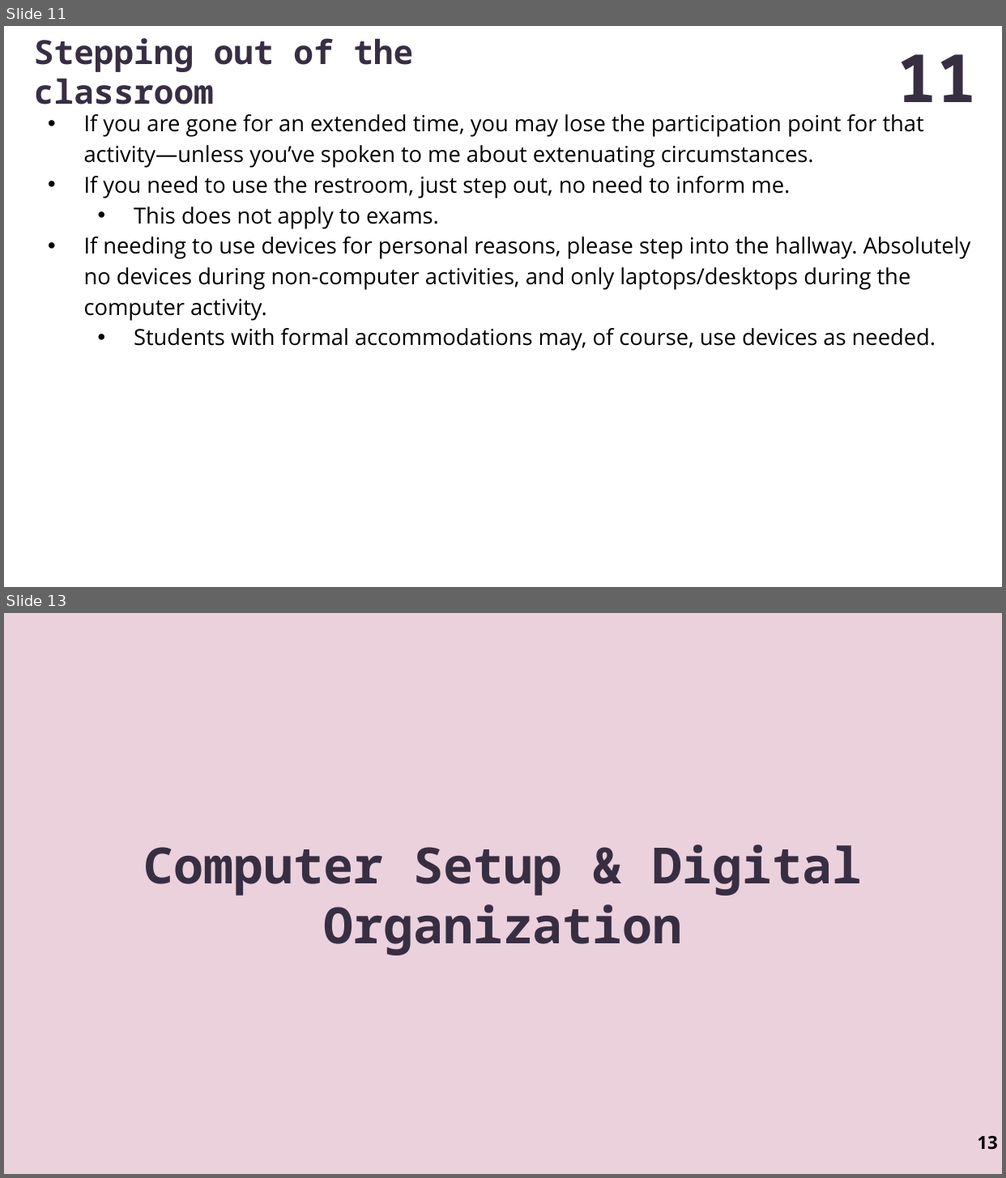
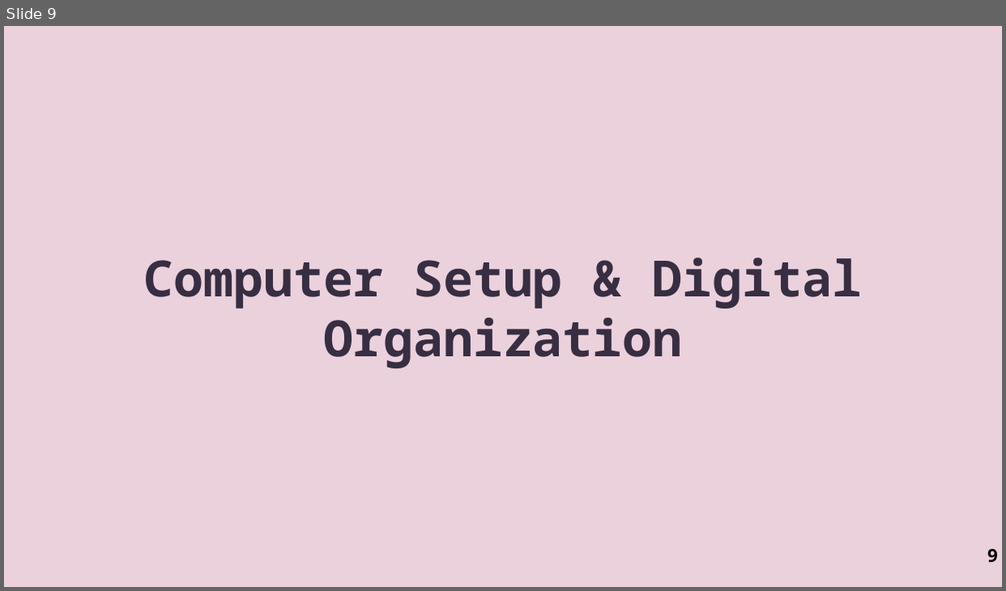
Before and after one commit to MikeTheGreat/IT-CS_115, a slide deck: assets/Lecture-Related/Unit-01/01-Introduction.pptx. Shown one above the other, each under a label of ours: slides 11 and 13 before the commit, slide 9 after it; the slides between them are not shown. The pictures are 1006x1178 and 1006x591 pixels, drawn with LibreOffice and Linux fonts; fonts in the diff are those of the drawing. Boxes give left, top, right and bottom in pixels: in the first picture for what was removed or moved away, otherwise in the second. Text is boxed around its words. In the diff, an @@ line names an element or a change of style, - is before the commit and + after.

```diff
--- a/assets/Lecture-Related/Unit-01/01-Introduction.pptx
+++ b/assets/Lecture-Related/Unit-01/01-Introduction.pptx
@@ slide 11 removed at [4, 26, 1002, 587], background #FFFFFF @@
@@ title removed at [34, 38, 413, 105] @@
-Stepping out of the classroom
@@ page number removed at [897, 54, 978, 120] @@
-11
@@ text removed at [84, 114, 971, 351] @@
-• If you are gone for an extended time, you may lose the participation point for that activity—unless you’ve spoken to me about extenuating circumstances.
-• If you need to use the restroom, just step out, no need to inform me.
-  • This does not apply to exams.
-• If needing to use devices for personal reasons, please step into the hallway. Absolutely no devices during non-computer activities, and only laptops/desktops during the computer activity.
-  • Students with formal accommodations may, of course, use devices as needed.
@@ what was slide 13 is now slide 9 @@
@@ page number at [987, 549, 998, 563]: text changed @@
-13
+9
```
Also in this commit, not shown: 4 slides changed, 18 other slides removed, 18 other files.
